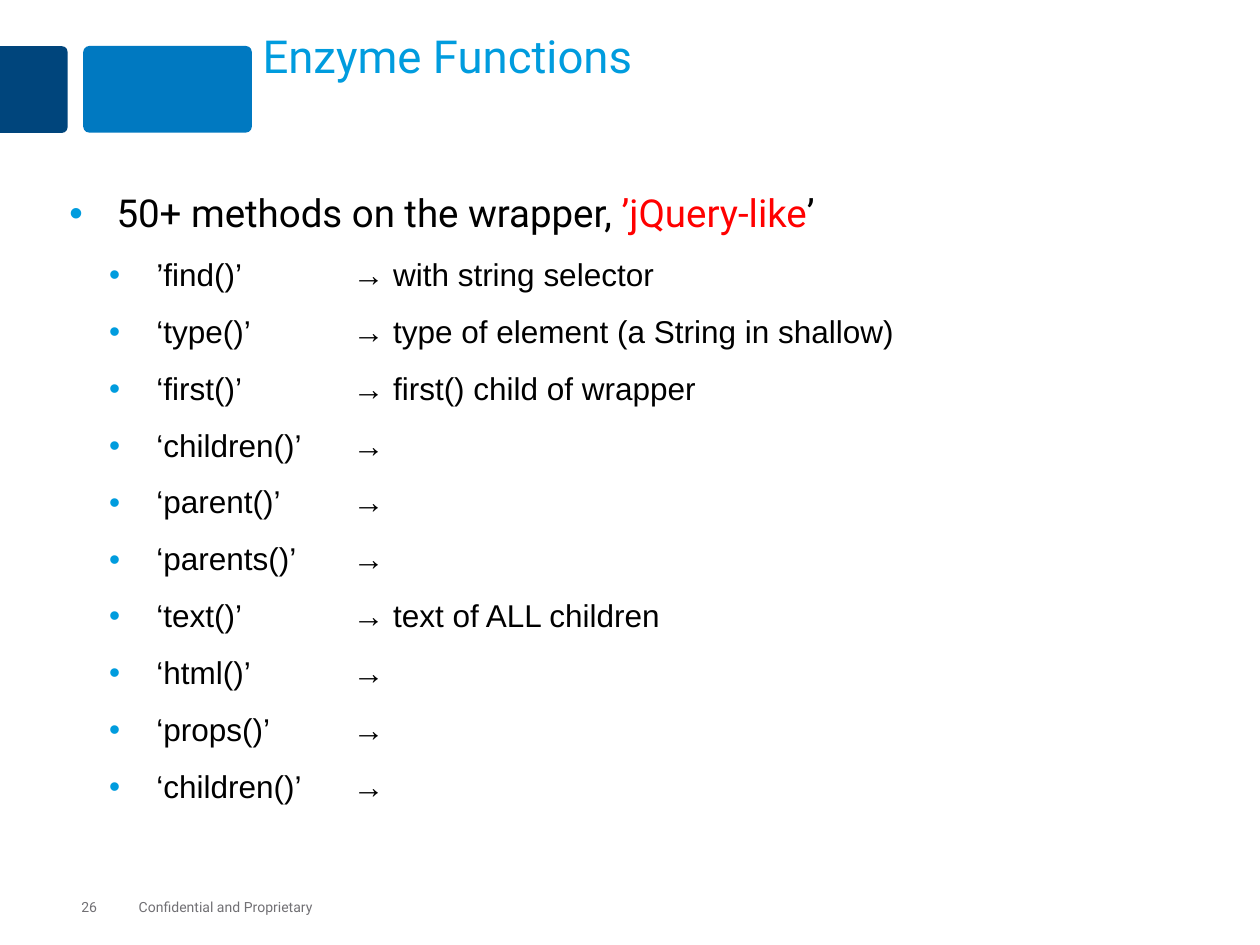
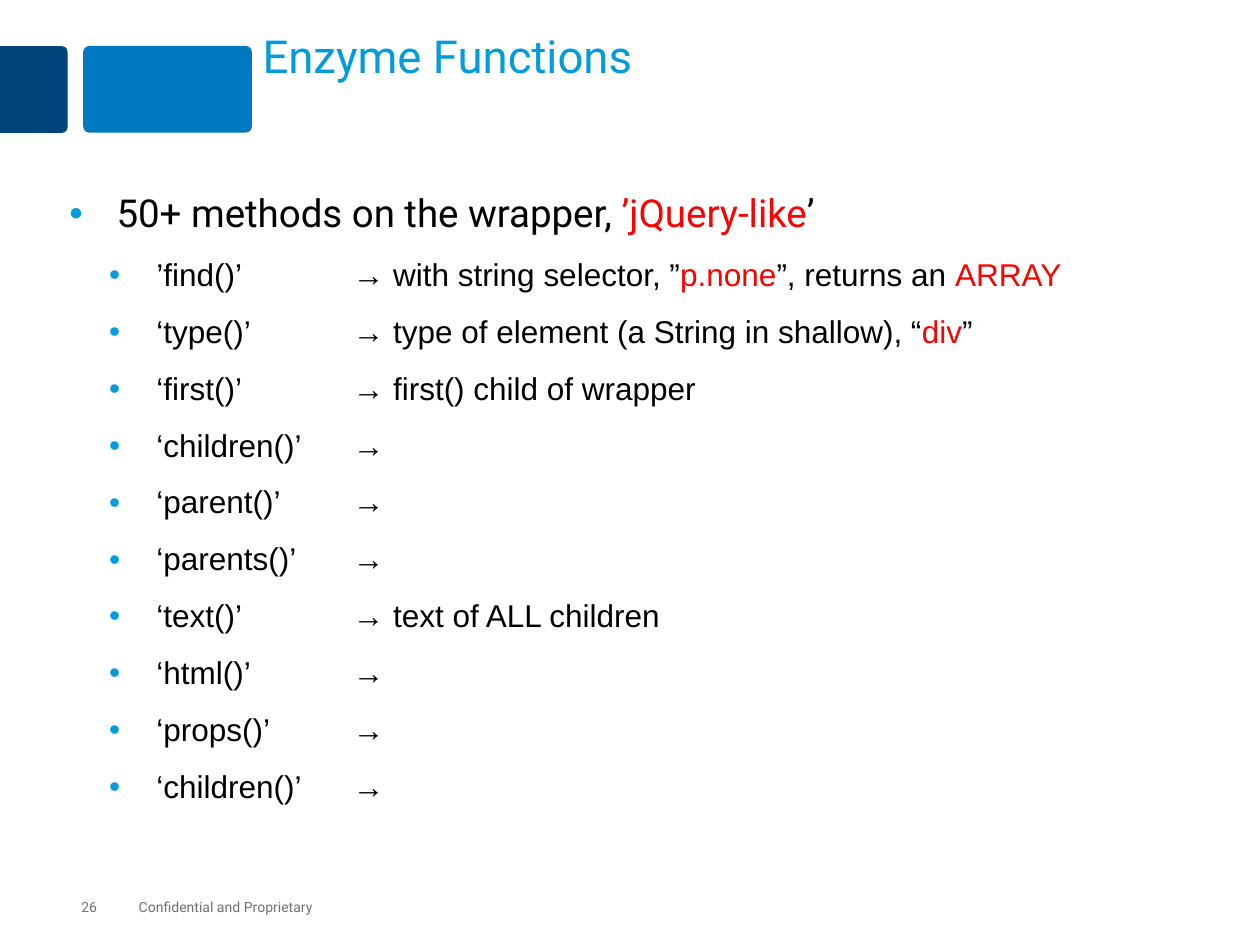
Before and after one commit to MaxMillington/react_practice, a slide deck: slide 26 of lesson-react-70-testing/react-testing.pptx. Drawn at 1260x945 pixels with LibreOffice and Linux fonts; fonts in the diff are those of the drawing. Boxes give left, top, right and bottom in pixels: in the first picture for what was removed or moved away, otherwise in the second. Text is boxed around its words. In the diff, an @@ line names an element or a change of style, - is before the commit and + after.

```diff
--- a/lesson-react-70-testing/react-testing.pptx
+++ b/lesson-react-70-testing/react-testing.pptx
@@ text at (x1=156, y1=263, x2=1061, y2=349): text changed @@
-  • ’find()’ → with string selector
-  • ‘type()’ → type of element (a String in shallow)
+  • ’find()’ → with string selector, ”p.none”, returns an ARRAY
+  • ‘type()’ → type of element (a String in shallow), “div”
```
Also in this commit, not shown: 13 other slides changed.
